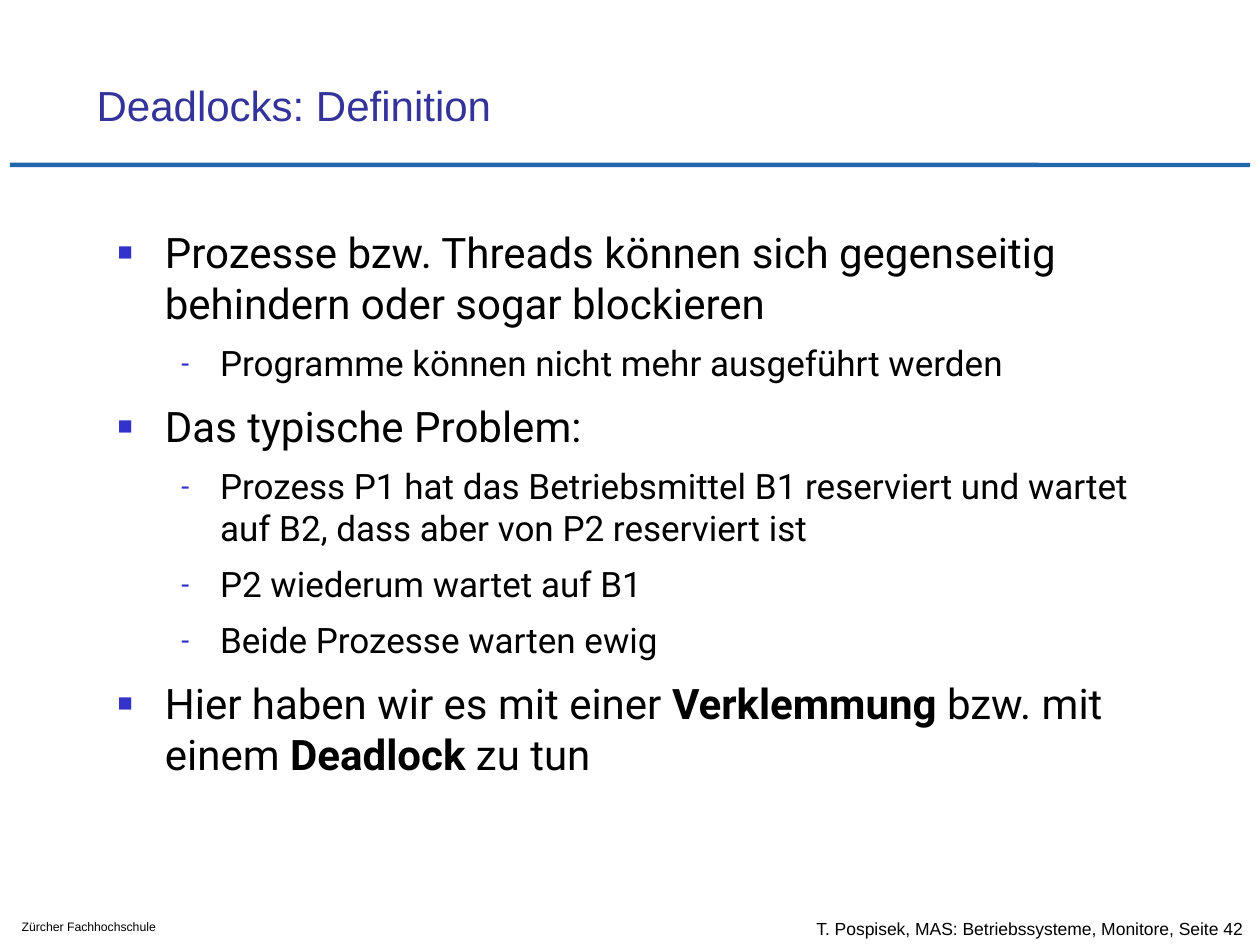
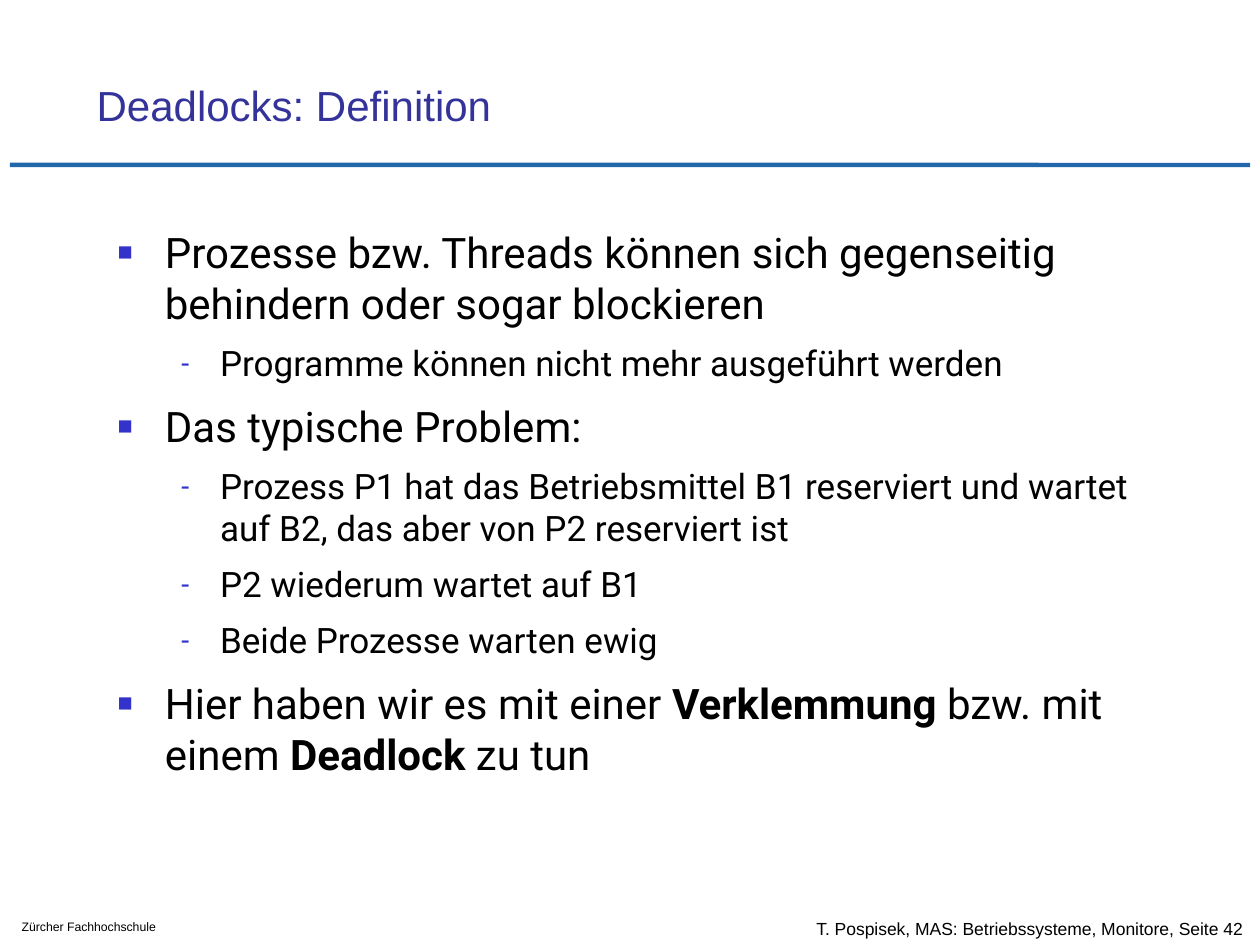
Before and after one commit to tpo/betriebssysteme, a slide deck: slide 42 of 08_Koordination_und_Synchronisation_Monitore.odp. Drawn at 1260x945 pixels with LibreOffice and Linux fonts; fonts in the diff are those of the drawing; background and template pictures are left out. Boxes give left, top, right and bottom in pixels: in the first picture for what was removed or moved away, otherwise in the second. Text is boxed around its words. In the diff, an @@ line names an element or a change of style, - is before the commit and + after.

Commit message:
S. 42 Rechtschreibung

```diff
--- a/08_Koordination_und_Synchronisation_Monitore.odp
+++ b/08_Koordination_und_Synchronisation_Monitore.odp
@@ text at [220,472,1128,546]: text changed @@
-  – Prozess P1 hat das Betriebsmittel B1 reserviert und wartet auf B2, dass aber von P2 reserviert ist
+  – Prozess P1 hat das Betriebsmittel B1 reserviert und wartet auf B2, das aber von P2 reserviert ist
```
